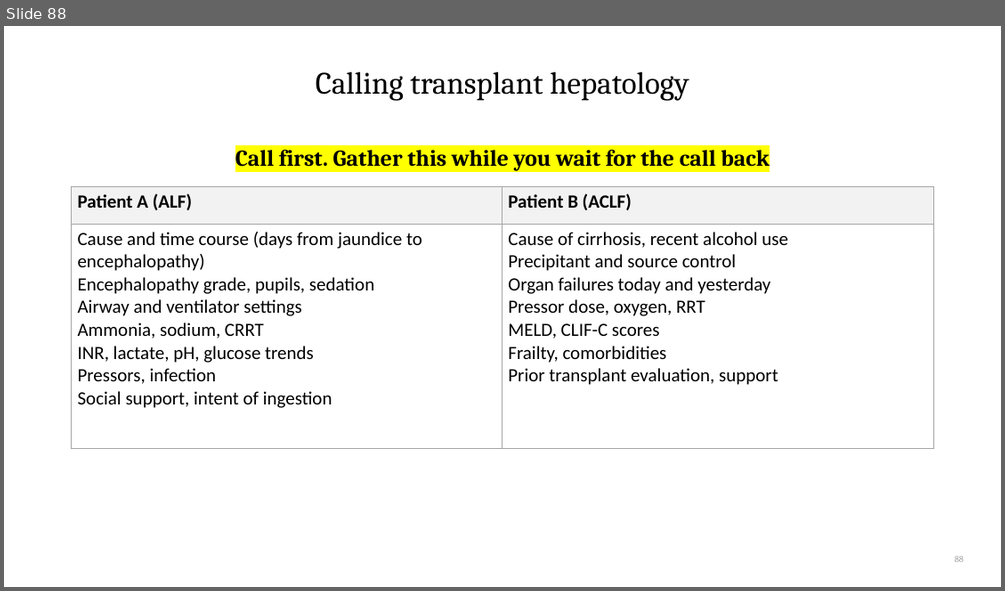
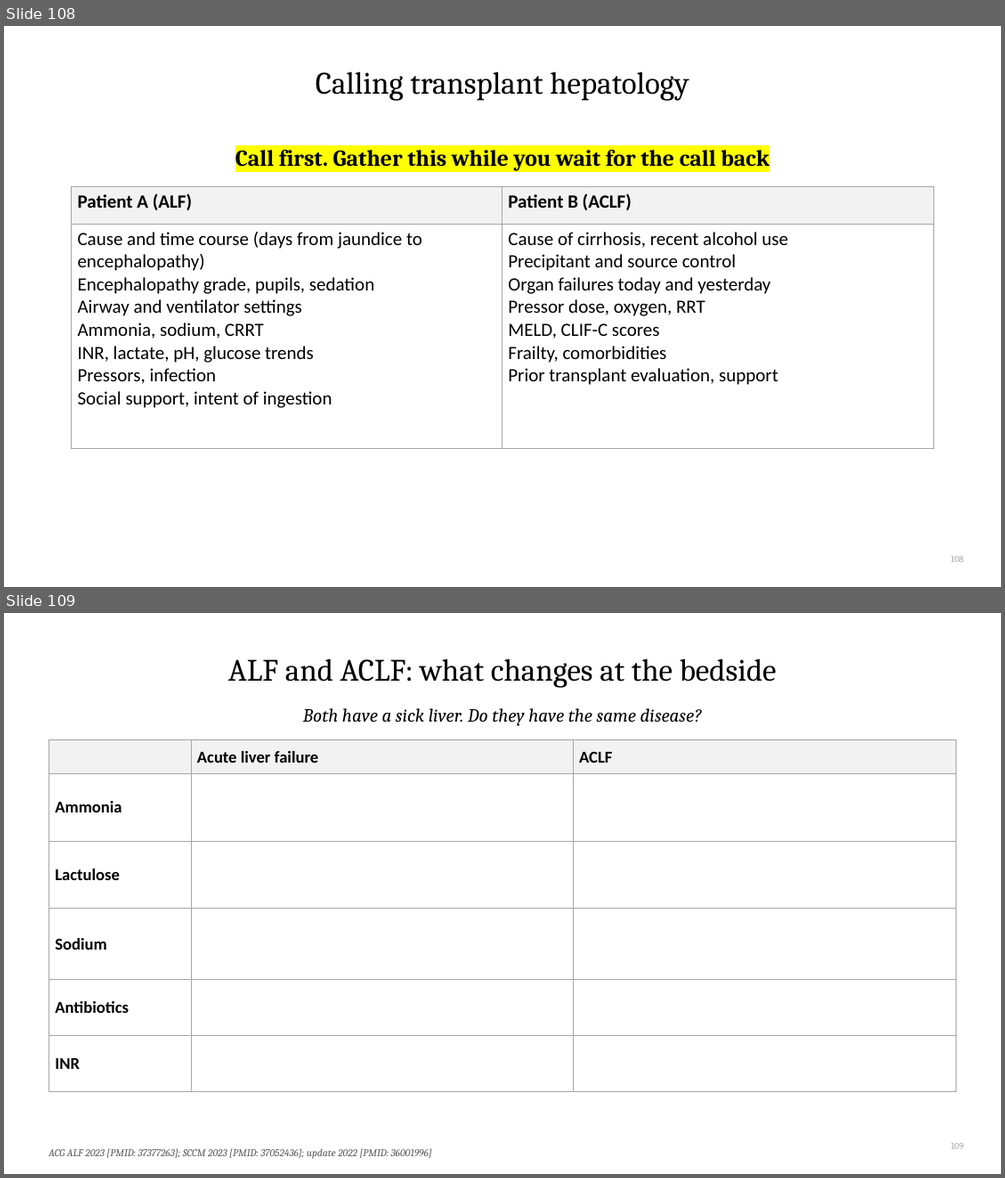
Before and after one commit to qaddodi/mohammad-almeqdadi-lectures, a slide deck: lectures/acute-liver-failure-aclf-in-icu/ALF and ACLF in the ICU.pptx. Shown one above the other, each under a label of ours: slide 88 before the commit, slides 108 and 109 after it. The pictures are 1005x591 and 1005x1178 pixels, drawn with LibreOffice and Linux fonts; fonts in the diff are those of the drawing. Boxes give left, top, right and bottom in pixels: in the first picture for what was removed or moved away, otherwise in the second. Text is boxed around its words. In the diff, an @@ line names an element or a change of style, - is before the commit and + after.

```diff
--- a/lectures/acute-liver-failure-aclf-in-icu/ALF and ACLF in the ICU.pptx
+++ b/lectures/acute-liver-failure-aclf-in-icu/ALF and ACLF in the ICU.pptx
@@ slide 109 added at (4, 613, 1001, 1174), background #FFFFFF @@
@@ title added at (228, 658, 777, 688), 30 pt, text #000000 @@
+ALF and ACLF: what changes at the bedside
@@ text added at (303, 708, 702, 726), 18 pt, text #000000, italic @@
+Both have a sick liver. Do they have the same disease?
@@ table added at (48, 740, 956, 1072), 6 rows, 3 columns @@
+ | Acute liver failure | ACLF
+Ammonia |  | 
+Lactulose |  | 
+Sodium |  | 
+Antibiotics |  | 
+INR |  | 
@@ page number added at (951, 1143, 963, 1149), 9 pt, text #A6A6A6 @@
+109
@@ text added at (48, 1148, 432, 1159), 10 pt, text #595959, italic @@
+ACG ALF 2023 [PMID: 37377263]; SCCM 2023 [PMID: 37052436]; update 2022 [PMID: 36001996]
@@ what was slide 88 is now slide 108 @@
@@ page number at (951, 556, 963, 562): text changed @@
-88
+108
```
Also in this commit, not shown: 10 slides changed, 20 other slides added, 2 other files.
